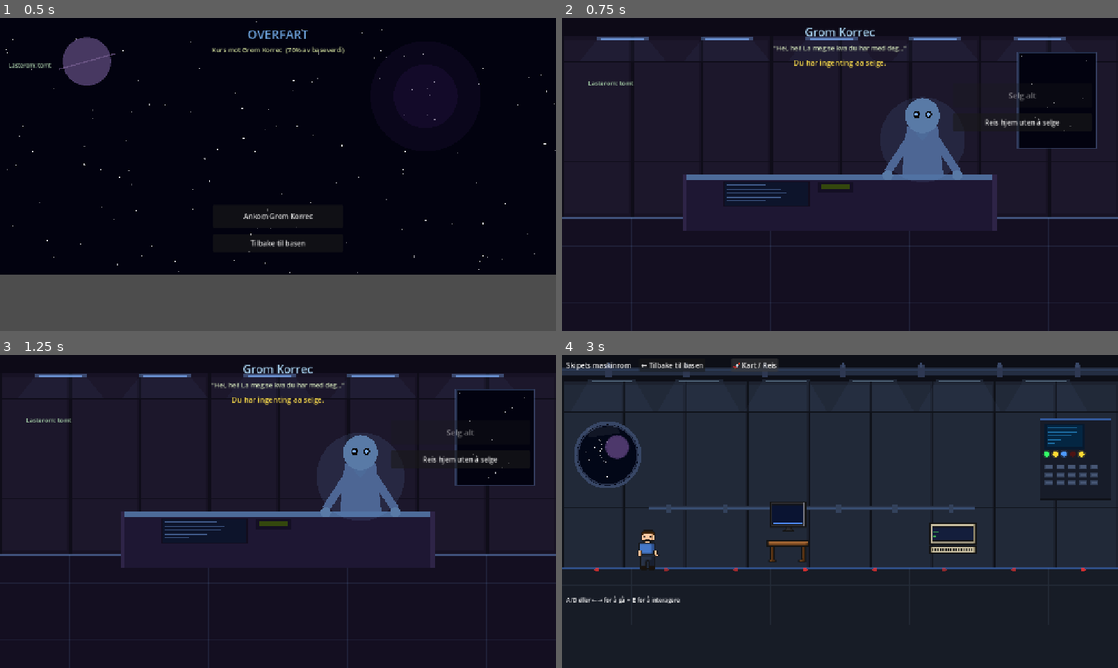
Above: before the commit, frames 1-4 (two rows, left to right).
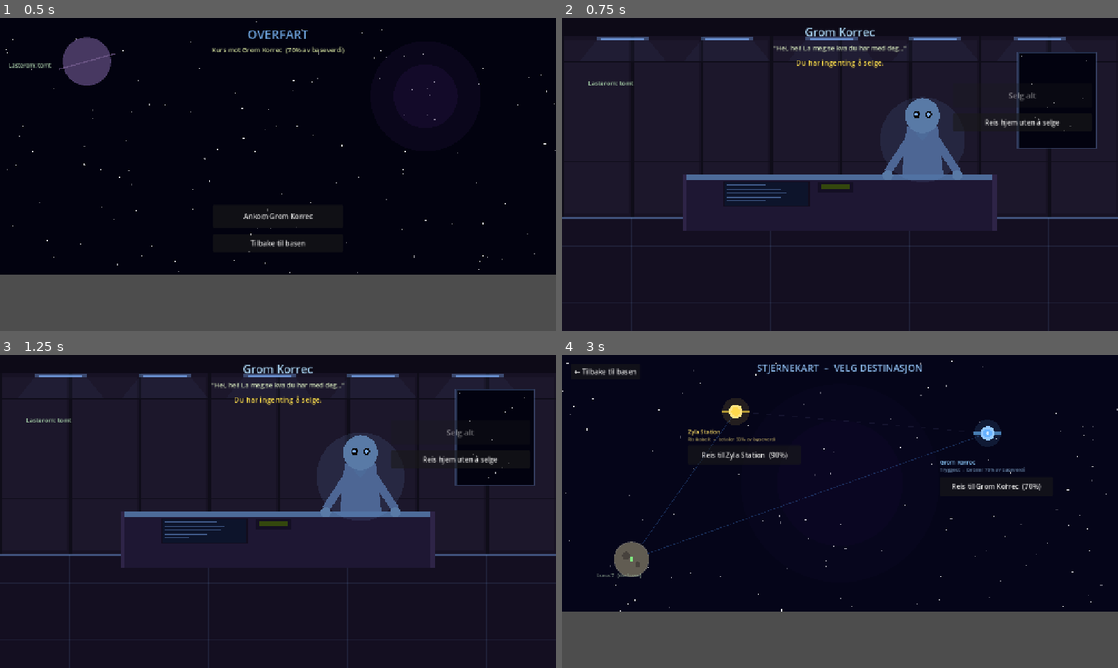
Above: after the commit, the same moments.

Repository: hansarne-lang/bruktbutikk
Game: Godot game, scene res://scenes/travel/Travel.tscn
Two runs of this game, one before a commit and one after it. Both use one fixed random seed, a clock stepped at 60 frames per second and the inputs below. This scene is started directly instead of the project's main scene.
Inputs:
- Up to frame 1 (0.5 s): no input
- Up to frame 2 (0.75 s): click "Ankom Grom Korrec" at 0.5 s
- Up to frame 3 (1.25 s): no input
- Up to frame 4 (3 s): click "Reis hjem uten å selge" at 1.25 s; click "Gaa om bord" (after the commit: "Gå om bord") at 2 s; click "🚀 Kart / Reis" at 2.75 s

Frame 1 is identical in both runs. In frame 2, 0.2% of the frame differs, in the area x 41-59%, y 13-16%; in frame 3, 0.2%; in frame 4, 75%, in the area x 0-100%, y 1-100%.

Commit message:
Fiks norske tegn (æøå), Kart/Reis-knapp alltid klikkbar

Diff:
--- a/scenes/base/Base.tscn
+++ b/scenes/base/Base.tscn
@@ -152,7 +152,7 @@
 [node name="ShipButton" type="Button" parent="UI/ActionBar"]
 layout_mode = 2
 custom_minimum_size = Vector2(140, 36)
-text = "Gaa om bord"
+text = "Gå om bord"
 
 [node name="UpgradeButton" type="Button" parent="UI/ActionBar"]
 layout_mode = 2
--- a/scenes/travel/Travel.tscn
+++ b/scenes/travel/Travel.tscn
@@ -50,7 +50,7 @@
 
 [node name="EventButton" type="Button" parent="UI/EventPanel/EventVBox"]
 custom_minimum_size = Vector2(200, 36)
-text = "Forstatt"
+text = "Fortsett"
 
 [node name="ButtonPanel" type="VBoxContainer" parent="UI"]
 position = Vector2(490, 430)
--- a/scripts/SaveManager.gd
+++ b/scripts/SaveManager.gd
@@ -38,7 +38,7 @@
 func save_game() -> void:
 	var file := FileAccess.open(SAVE_PATH, FileAccess.WRITE)
 	if file == null:
-		push_error("SaveManager: Kunne ikke aapne fil for skriving")
+		push_error("SaveManager: Kunne ikke åpne fil for skriving")
 		return
 	file.store_string(JSON.stringify(game_data, "\t"))
 	file.close()
--- a/scripts/base/Base.gd
+++ b/scripts/base/Base.gd
@@ -107,7 +107,7 @@
 	if _mining_active:
 		mine_timer.start()
 		$UI/ActionBar/MineButton.text = "Stopp mining"
-		_set_status("Gruvedrift paabegynt – utvinner %s" % _mineral_name(_current_mineral))
+		_set_status("Gruvedrift påbegynt – utvinner %s" % _mineral_name(_current_mineral))
 	else:
 		mine_timer.stop()
 		$UI/ActionBar/MineButton.text = "Start mining"
@@ -125,7 +125,7 @@
 		mine_timer.stop()
 		_mining_active = false
 		$UI/ActionBar/MineButton.text = "Start mining"
-		_set_status("Alle tanker er fulle! Reis til en trader for aa selge.")
+		_set_status("Alle tanker er fulle! Gå om bord og reis til en trader for å selge.")
 
 func _spawn_particles(x: float, y: float) -> void:
 	var colors := ["CC8833", "FFDD44", "AADDFF", "88CCFF", "4488FF", "AAFFAA"]
@@ -162,7 +162,7 @@
 
 func _on_launch() -> void:
 	if SaveManager.total_minerals() == 0:
-		_set_status("Ingen mineraler aa selge – start mining foerst.")
+		_set_status("Ingen mineraler å selge – start mining først.")
 		return
 	SaveManager.save_game()
 	get_tree().change_scene_to_file("res://scenes/map/Map.tscn")
@@ -186,7 +186,7 @@
 	var upgrades := [
 		{"key": "drill_upgraded", "label": "Raskere drill  (2s intervall)", "cost": 1500},
 		{"key": "extra_tank",     "label": "3. mineraltank",                "cost": 2000},
-		{"key": "bigger_tanks",   "label": "Storere tanker  (100 kap)",     "cost": 3000},
+		{"key": "bigger_tanks",   "label": "Større tanker  (100 kap)",      "cost": 3000},
 	]
 	for upg in upgrades:
 		var row  := HBoxContainer.new()
@@ -200,7 +200,7 @@
 			lbl.add_theme_color_override("font_color", Color(0.5, 0.9, 0.5))
 		elif cr < upg["cost"]:
 			lbl.add_theme_color_override("font_color", Color(0.6, 0.6, 0.6))
-		btn.text     = "Kjopt ✓" if done else "Kjop"
+		btn.text     = "Kjøpt ✓" if done else "Kjøp"
 		btn.disabled = done or cr < upg["cost"]
 		var key  : String = upg["key"]
 		var cost : int    = upg["cost"]
@@ -230,7 +230,7 @@
 	SaveManager.save_game()
 	_refresh_ui()
 	_refresh_upgrade_panel()
-	_set_status("Oppgradering fullfort!")
+	_set_status("Oppgradering fullført!")
 
 # ── Loggpanel (#15) ──────────────────────────────────────────
 func _toggle_log_panel() -> void:
--- a/scripts/sprite_room/SpriteRoom.gd
+++ b/scripts/sprite_room/SpriteRoom.gd
@@ -125,9 +125,6 @@
 	terminal.visible = false
 
 func _on_map() -> void:
-	if SaveManager.total_minerals() == 0:
-		# Ingen last – vis advarsel i terminalen hvis den er lukket, ellers bare beep
-		return
 	SaveManager.save_game()
 	get_tree().change_scene_to_file("res://scenes/map/Map.tscn")
 
--- a/scripts/trader_office/TraderOffice.gd
+++ b/scripts/trader_office/TraderOffice.gd
@@ -43,7 +43,7 @@
 	if earned > 0:
 		offer_lbl.text = "Tilbud:  %d  kreditter  (%d%% av baseverdi)" % [earned, int(_td["multiplier"] * 100)]
 	else:
-		offer_lbl.text = "Du har ingenting aa selge."
+		offer_lbl.text = "Du har ingenting å selge."
 
 	_refresh_cargo()
 
Not shown, added: scripts/trader_office/TraderOffice.gd.uid
Not shown, added: Void Miner - Mineralhåndbok.html
